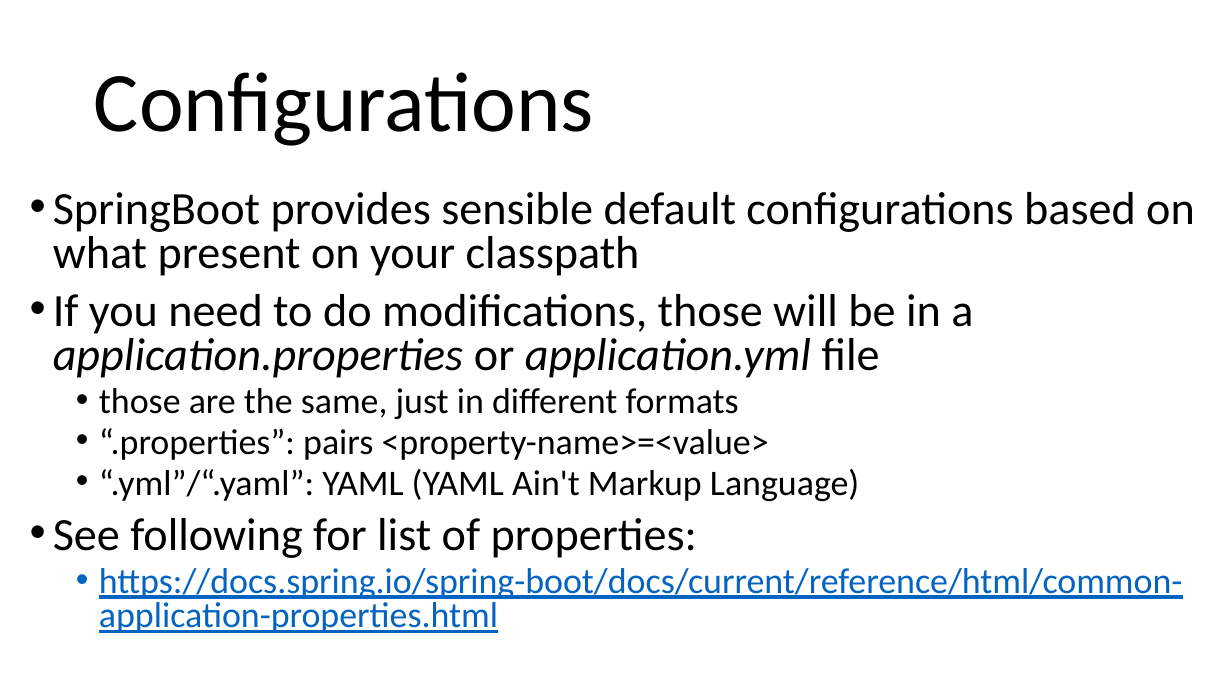
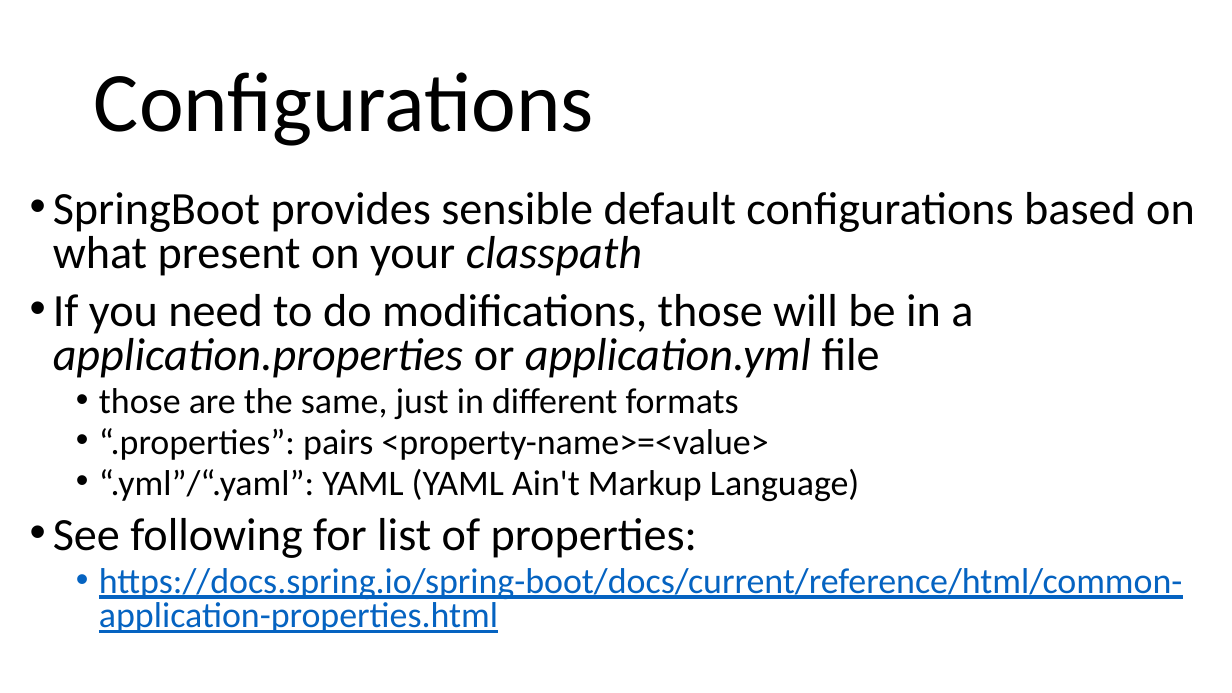
Before and after one commit to arcuri82/testing_security_development_enterprise_systems, a slide deck: slide 14 of doc/intro/slides/lesson_08_spring.pptx. Drawn at 1232x693 pixels with LibreOffice and Linux fonts; fonts in the diff are those of the drawing. Boxes give left, top, right and bottom in pixels: in the first picture for what was removed or moved away, otherwise in the second. Text is boxed around its words. In the diff, an @@ line names an element or a change of style, - is before the commit and + after.

```diff
--- a/doc/intro/slides/lesson_08_spring.pptx
+++ b/doc/intro/slides/lesson_08_spring.pptx
@@ text at (53, 192, 1195, 276): italic on in "classpath" @@
```
Also in this commit, not shown: 9 other slides changed, 1 other file.
